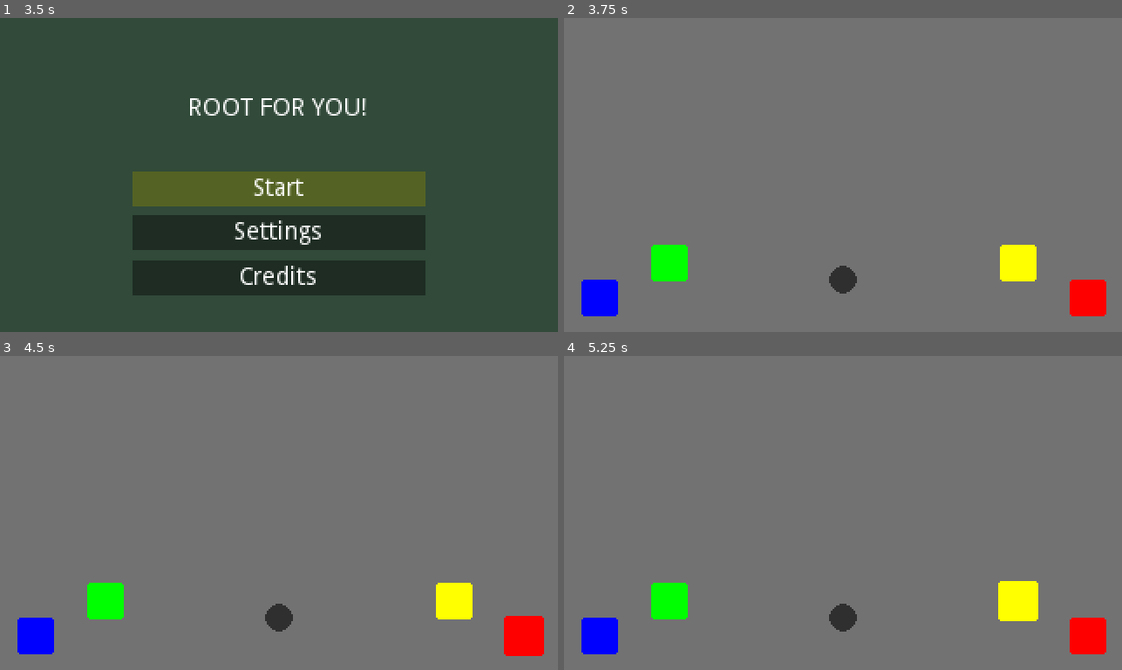
Above: before the commit, frames 1-4 (two rows, left to right).
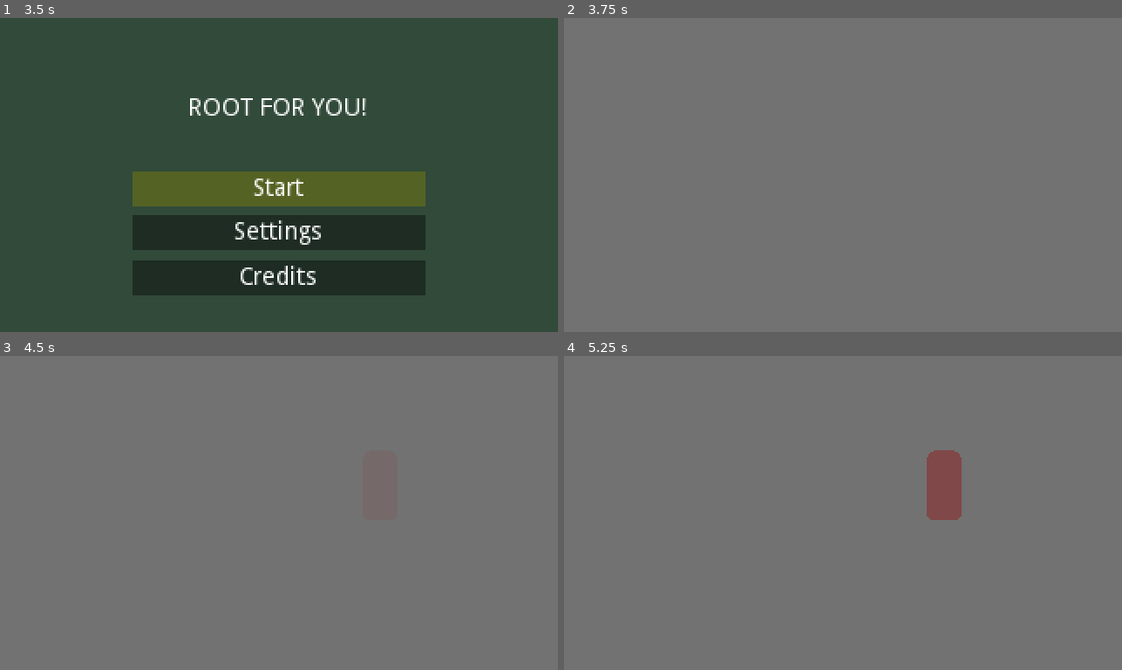
Above: after the commit, the same moments.

Repository: MTareqAzim/root-for-you
Game: Godot game, scene res://scenes/main_scenes/main_game.tscn
Same seed, same stepped clock (60 frames per second), same inputs: the game is played once before the commit and once after it. The engine's default icon, where the game draws it, is replaced by a stand-in: a white triangle on a blue panel in a dark square.
Inputs:
- Up to frame 1 (3.5 s): tap Enter (start) at 0.5, 1.25, 2, 3.05 s; hold Right (ui_right) 0.53-1.28 s; tap L (attack) at 0.6 s; tap I (block) at 0.8, 1.35 s; hold Backspace (back) 1.28-2.03 s; tap W (heal) at 1.55, 2.1 s; hold Right (ui_right) 2.03-2.78 s; tap A (magic) at 2.3, 2.85 s; hold Up (ui_up) from 2.78 s (still down)
- Up to frame 2 (3.75 s): tap Enter (start) at 3.5 s; release Up (ui_up) at 3.53 s; hold Left (ui_left) from 3.53 s (still down); hold Enter (start) from 3.53 s (still down)
- Up to frame 3 (4.5 s): keep holding Left (ui_left); tap L (attack) at 3.8, 4.35 s; release Enter (start) at 4.28 s
- Up to frame 4 (5.25 s): tap I (block) at 4.55, 5.1 s; release Left (ui_left) at 5.03 s; hold Backspace (back) from 5.03 s (still down)

Frame 1 is identical in both runs. In frame 2, 3.4% of the frame differs, in the area x 3-98%, y 72-95%; in frame 3, 3.5%; in frame 4, 4.9%, in the area x 3-98%, y 30-95%.

Commit message:
Basics of the gameplay.

Diff:
--- /dev/null
+++ b/scenes/character_scenes/enemy_scene.tscn
@@ -0,0 +1,131 @@
+[gd_scene load_steps=9 format=2]
+
+[ext_resource path="res://assets/art/icons/character.png" type="Texture" id=1]
+[ext_resource path="res://scripts/enemy.gd" type="Script" id=2]
+[ext_resource path="res://shaders/palette_swapper.gdshader" type="Shader" id=3]
+
+[sub_resource type="ShaderMaterial" id=1]
+resource_local_to_scene = true
+shader = ExtResource( 3 )
+shader_param/base_color = Color( 1, 1, 1, 1 )
+
+[sub_resource type="Animation" id=2]
+length = 0.001
+tracks/0/type = "value"
+tracks/0/path = NodePath("Sprite:rect_position")
+tracks/0/interp = 1
+tracks/0/loop_wrap = true
+tracks/0/imported = false
+tracks/0/enabled = true
+tracks/0/keys = {
+"times": PoolRealArray( 0 ),
+"transitions": PoolRealArray( 1 ),
+"update": 0,
+"values": [ Vector2( 68, -16 ) ]
+}
+tracks/1/type = "value"
+tracks/1/path = NodePath(".:modulate")
+tracks/1/interp = 1
+tracks/1/loop_wrap = true
+tracks/1/imported = false
+tracks/1/enabled = true
+tracks/1/keys = {
+"times": PoolRealArray( 0 ),
+"transitions": PoolRealArray( 1 ),
+"update": 0,
+"values": [ Color( 1, 1, 1, 1 ) ]
+}
+
+[sub_resource type="Animation" id=5]
+resource_name = "fade_in"
+length = 0.8
+tracks/0/type = "value"
+tracks/0/path = NodePath(".:modulate")
+tracks/0/interp = 1
+tracks/0/loop_wrap = true
+tracks/0/imported = false
+tracks/0/enabled = true
+tracks/0/keys = {
+"times": PoolRealArray( 0, 0.5 ),
+"transitions": PoolRealArray( 2.73208, 0.420448 ),
+"update": 0,
+"values": [ Color( 1, 1, 1, 0 ), Color( 1, 1, 1, 1 ) ]
+}
+
+[sub_resource type="Animation" id=3]
+resource_name = "jump"
+length = 0.15
+step = 0.025
+tracks/0/type = "value"
+tracks/0/path = NodePath("Sprite:rect_position")
+tracks/0/interp = 2
+tracks/0/loop_wrap = true
+tracks/0/imported = false
+tracks/0/enabled = true
+tracks/0/keys = {
+"times": PoolRealArray( 0, 0.075, 0.125, 0.15 ),
+"transitions": PoolRealArray( 1, 1, 1, 1 ),
+"update": 0,
+"values": [ Vector2( 68, -16 ), Vector2( 68, -25 ), Vector2( 68, -13 ), Vector2( 68, -16 ) ]
+}
+
+[sub_resource type="Animation" id=4]
+resource_name = "laughing"
+length = 0.5
+step = 0.025
+tracks/0/type = "method"
+tracks/0/path = NodePath(".")
+tracks/0/interp = 1
+tracks/0/loop_wrap = true
+tracks/0/imported = false
+tracks/0/enabled = true
+tracks/0/keys = {
+"times": PoolRealArray( 0.5 ),
+"transitions": PoolRealArray( 1 ),
+"values": [ {
+"args": [  ],
+"method": "start_level"
+} ]
+}
+tracks/1/type = "value"
+tracks/1/path = NodePath("Sprite:rect_position")
+tracks/1/interp = 1
+tracks/1/loop_wrap = true
+tracks/1/imported = false
+tracks/1/enabled = true
+tracks/1/keys = {
+"times": PoolRealArray( 0, 0.075, 0.1, 0.175, 0.2, 0.275, 0.3, 0.375, 0.425, 0.475 ),
+"transitions": PoolRealArray( 1, 1, 1, 1, 1, 1, 1, 1, 1, 1 ),
+"update": 0,
+"values": [ Vector2( 68, -16 ), Vector2( 68, -22 ), Vector2( 68, -13 ), Vector2( 68, -22 ), Vector2( 68, -13 ), Vector2( 68, -22 ), Vector2( 68, -13 ), Vector2( 68, -22 ), Vector2( 68, -13 ), Vector2( 68, -16 ) ]
+}
+
+[node name="Enemy" type="Control"]
+anchor_left = 0.5
+anchor_top = 0.5
+anchor_right = 0.5
+anchor_bottom = 0.5
+margin_left = -20.0
+margin_top = -20.0
+margin_right = 20.0
+margin_bottom = 20.0
+script = ExtResource( 2 )
+
+[node name="Sprite" type="TextureRect" parent="."]
+material = SubResource( 1 )
+anchor_left = 0.5
+anchor_top = 0.5
+anchor_right = 0.5
+anchor_bottom = 0.5
+margin_left = 48.0
+margin_top = -36.0
+margin_right = 68.0
+margin_bottom = 4.0
+texture = ExtResource( 1 )
+stretch_mode = 4
+
+[node name="AnimationPlayer" type="AnimationPlayer" parent="."]
+anims/RESET = SubResource( 2 )
+anims/fade_in = SubResource( 5 )
+anims/jump = SubResource( 3 )
+anims/laughing = SubResource( 4 )
--- a/scenes/game_scenes/game_scene.tscn
+++ b/scenes/game_scenes/game_scene.tscn
@@ -1,9 +1,151 @@
-[gd_scene load_steps=5 format=2]
+[gd_scene load_steps=17 format=2]
 
 [ext_resource path="res://scripts/game_scene.gd" type="Script" id=1]
 [ext_resource path="res://scenes/ui_scenes/beat_keeper.tscn" type="PackedScene" id=2]
 [ext_resource path="res://scenes/helper_scenes/layout_manager.tscn" type="PackedScene" id=3]
 [ext_resource path="res://scenes/helper_scenes/cheer_recorder.tscn" type="PackedScene" id=4]
+[ext_resource path="res://scenes/ui_scenes/pattern_displayer.tscn" type="PackedScene" id=5]
+[ext_resource path="res://scenes/character_scenes/enemy_scene.tscn" type="PackedScene" id=6]
+[ext_resource path="res://assets/art/icons/character.png" type="Texture" id=7]
+[ext_resource path="res://shaders/palette_swapper.gdshader" type="Shader" id=8]
+[ext_resource path="res://scripts/player.gd" type="Script" id=9]
+
+[sub_resource type="ShaderMaterial" id=1]
+resource_local_to_scene = true
+shader = ExtResource( 8 )
+shader_param/base_color = Color( 1, 1, 1, 1 )
+
+[sub_resource type="Animation" id=3]
+length = 0.001
+tracks/0/type = "value"
+tracks/0/path = NodePath("Sprite:rect_position")
+tracks/0/interp = 1
+tracks/0/loop_wrap = true
+tracks/0/imported = false
+tracks/0/enabled = true
+tracks/0/keys = {
+"times": PoolRealArray( 0 ),
+"transitions": PoolRealArray( 1 ),
+"update": 0,
+"values": [ Vector2( -68, -16 ) ]
+}
+
+[sub_resource type="Animation" id=2]
+resource_name = "jump"
+length = 0.15
+step = 0.025
+tracks/0/type = "value"
+tracks/0/path = NodePath("Sprite:rect_position")
+tracks/0/interp = 2
+tracks/0/loop_wrap = true
+tracks/0/imported = false
+tracks/0/enabled = true
+tracks/0/keys = {
+"times": PoolRealArray( 0, 0.075, 0.125, 0.15 ),
+"transitions": PoolRealArray( 1, 1, 1, 1 ),
+"update": 0,
+"values": [ Vector2( -68, -16 ), Vector2( -68, -25 ), Vector2( -68, -13 ), Vector2( -68, -16 ) ]
+}
+
+[sub_resource type="Animation" id=4]
+length = 0.001
+tracks/0/type = "value"
+tracks/0/path = NodePath("Player:modulate")
+tracks/0/interp = 1
+tracks/0/loop_wrap = true
+tracks/0/imported = false
+tracks/0/enabled = true
+tracks/0/keys = {
+"times": PoolRealArray( 0 ),
+"transitions": PoolRealArray( 1 ),
+"update": 0,
+"values": [ Color( 1, 1, 1, 1 ) ]
+}
+tracks/1/type = "value"
+tracks/1/path = NodePath("BeatKeeper:modulate")
+tracks/1/interp = 1
+tracks/1/loop_wrap = true
+tracks/1/imported = false
+tracks/1/enabled = true
+tracks/1/keys = {
+"times": PoolRealArray( 0 ),
+"transitions": PoolRealArray( 1 ),
+"update": 0,
+"values": [ Color( 1, 1, 1, 1 ) ]
+}
+tracks/2/type = "value"
+tracks/2/path = NodePath("LayoutManager:modulate")
+tracks/2/interp = 1
+tracks/2/loop_wrap = true
+tracks/2/imported = false
+tracks/2/enabled = true
+tracks/2/keys = {
+"times": PoolRealArray( 0 ),
+"transitions": PoolRealArray( 1 ),
+"update": 0,
+"values": [ Color( 1, 1, 1, 1 ) ]
+}
+
+[sub_resource type="Animation" id=6]
+resource_name = "beat_fade_in"
+tracks/0/type = "value"
+tracks/0/path = NodePath("BeatKeeper:modulate")
+tracks/0/interp = 1
+tracks/0/loop_wrap = true
+tracks/0/imported = false
+tracks/0/enabled = true
+tracks/0/keys = {
+"times": PoolRealArray( 0, 1 ),
+"transitions": PoolRealArray( 1.86607, 0.707107 ),
+"update": 0,
+"values": [ Color( 1, 1, 1, 0 ), Color( 1, 1, 1, 1 ) ]
+}
+
+[sub_resource type="Animation" id=7]
+resource_name = "layout_fade_in"
+length = 0.5
+tracks/0/type = "value"
+tracks/0/path = NodePath("LayoutManager:modulate")
+tracks/0/interp = 2
+tracks/0/loop_wrap = true
+tracks/0/imported = false
+tracks/0/enabled = true
+tracks/0/keys = {
+"times": PoolRealArray( 0, 0.5 ),
+"transitions": PoolRealArray( 1, 1 ),
+"update": 0,
+"values": [ Color( 1, 1, 1, 0 ), Color( 1, 1, 1, 1 ) ]
+}
+
+[sub_resource type="Animation" id=5]
+resource_name = "player_fade_in"
+length = 0.4
+tracks/0/type = "value"
+tracks/0/path = NodePath("Player:modulate")
+tracks/0/interp = 2
+tracks/0/loop_wrap = true
+tracks/0/imported = false
+tracks/0/enabled = true
+tracks/0/keys = {
+"times": PoolRealArray( 0, 0.4 ),
+"transitions": PoolRealArray( 1, 1 ),
+"update": 0,
+"values": [ Color( 1, 1, 1, 0 ), Color( 1, 1, 1, 1 ) ]
+}
+tracks/1/type = "method"
+tracks/1/path = NodePath("Player")
+tracks/1/interp = 1
+tracks/1/loop_wrap = true
+tracks/1/imported = false
+tracks/1/enabled = true
+tracks/1/keys = {
+"times": PoolRealArray( 0.4 ),
+"transitions": PoolRealArray( 1 ),
+"values": [ {
+"args": [ "enabled", true ],
+"method": "set"
+} ]
+}
 
 [node name="GameScene" type="Control"]
 anchor_right = 1.0
@@ -17,14 +159,64 @@
 
 [node name="BeatKeeper" parent="." instance=ExtResource( 2 )]
 
-[node name="Timer" type="Timer" parent="."]
-one_shot = true
-
 [node name="LayoutManager" parent="." instance=ExtResource( 3 )]
 
 [node name="CheerRecorder" parent="." instance=ExtResource( 4 )]
 beat_keeper_path = NodePath("../BeatKeeper")
 
+[node name="Enemy" parent="." instance=ExtResource( 6 )]
+
+[node name="Player" type="Control" parent="."]
+anchor_left = 0.5
+anchor_top = 0.5
+anchor_right = 0.5
+anchor_bottom = 0.5
+margin_top = -20.0
+margin_bottom = -20.0
+script = ExtResource( 9 )
+
+[node name="Sprite" type="TextureRect" parent="Player"]
+material = SubResource( 1 )
+margin_left = -68.0
+margin_top = -16.0
+margin_right = -48.0
+margin_bottom = 24.0
+texture = ExtResource( 7 )
+
+[node name="AnimationPlayer" type="AnimationPlayer" parent="Player"]
+anims/RESET = SubResource( 3 )
+anims/jump = SubResource( 2 )
+
+[node name="EnemyPattern" parent="." instance=ExtResource( 5 )]
+anchor_left = 0.5
+anchor_top = 0.1
+anchor_right = 0.5
+anchor_bottom = 0.1
+margin_left = -8.0
+margin_right = 8.0
+character = "villain"
+
+[node name="CrowdPattern" parent="." instance=ExtResource( 5 )]
+anchor_left = 0.5
+anchor_top = 0.55
+anchor_right = 0.5
+anchor_bottom = 0.55
+margin_left = -8.0
+margin_top = -8.0
+margin_right = 8.0
+margin_bottom = 8.0
+
+[node name="AnimationPlayer" type="AnimationPlayer" parent="."]
+anims/RESET = SubResource( 4 )
+anims/beat_fade_in = SubResource( 6 )
+anims/layout_fade_in = SubResource( 7 )
+anims/player_fade_in = SubResource( 5 )
+
 [connection signal="beat" from="BeatKeeper" to="CheerRecorder" method="_on_beat"]
-[connection signal="timeout" from="Timer" to="." method="_on_Timer_timeout"]
+[connection signal="beat" from="BeatKeeper" to="Enemy" method="_on_beat"]
+[connection signal="beat" from="BeatKeeper" to="Player" method="_on_beat"]
 [connection signal="cheer" from="LayoutManager" to="CheerRecorder" method="_on_cheer"]
+[connection signal="cheer_recorded" from="CheerRecorder" to="CrowdPattern" method="display_cheer"]
+[connection signal="end_recording" from="CheerRecorder" to="." method="_on_end_recording"]
+[connection signal="prev_beat_overwritten" from="CheerRecorder" to="CrowdPattern" method="overwrite_prev_beat"]
+[connection signal="cheer" from="Enemy" to="EnemyPattern" method="display_cheer"]
--- a/scenes/ui_scenes/beat_keeper.tscn
+++ b/scenes/ui_scenes/beat_keeper.tscn
@@ -91,9 +91,8 @@
 anchor_right = 0.5
 anchor_bottom = 1.0
 margin_left = -20.0
-margin_top = -50.0
+margin_top = -40.0
 margin_right = 20.0
-margin_bottom = -10.0
 texture = ExtResource( 9 )
 
 [node name="AnimationPlayer" type="AnimationPlayer" parent="BeatDisplay"]
--- a/scenes/ui_scenes/cheer_icon.tscn
+++ b/scenes/ui_scenes/cheer_icon.tscn
@@ -1,8 +1,9 @@
-[gd_scene load_steps=6 format=2]
+[gd_scene load_steps=7 format=2]
 
 [ext_resource path="res://scripts/cheer_icon.gd" type="Script" id=1]
 [ext_resource path="res://shaders/palette_swapper.gdshader" type="Shader" id=2]
 [ext_resource path="res://assets/art/icons/pronounced.png" type="Texture" id=3]
+[ext_resource path="res://assets/art/icons/beat.png" type="Texture" id=4]
 
 [sub_resource type="ShaderMaterial" id=1]
 resource_local_to_scene = true
@@ -14,15 +15,40 @@
 shader = ExtResource( 2 )
 shader_param/base_color = Color( 1, 1, 1, 1 )
 
-[node name="CheerIcon" type="TextureRect"]
+[node name="CheerIcon" type="Control"]
+anchor_left = 0.5
+anchor_top = 0.5
+anchor_right = 0.5
+anchor_bottom = 0.5
+script = ExtResource( 1 )
+
+[node name="Icon" type="TextureRect" parent="."]
 material = SubResource( 1 )
-margin_right = 24.0
-margin_bottom = 24.0
-script = ExtResource( 1 )
+anchor_left = 0.5
+anchor_top = 0.5
+anchor_right = 0.5
+anchor_bottom = 0.5
+margin_left = -10.0
+margin_top = -10.0
+margin_right = 10.0
+margin_bottom = 10.0
+rect_min_size = Vector2( 20, 20 )
+size_flags_horizontal = 12
+size_flags_vertical = 12
+texture = ExtResource( 4 )
 
 [node name="Pronounced" type="TextureRect" parent="."]
 show_behind_parent = true
 material = SubResource( 2 )
-margin_right = 40.0
-margin_bottom = 40.0
+anchor_left = 0.5
+anchor_top = 0.5
+anchor_right = 0.5
+anchor_bottom = 0.5
+margin_left = -10.0
+margin_top = -10.0
+margin_right = 10.0
+margin_bottom = 10.0
+rect_min_size = Vector2( 20, 20 )
+size_flags_horizontal = 12
+size_flags_vertical = 12
 texture = ExtResource( 3 )
--- /dev/null
+++ b/scenes/ui_scenes/open_icon.tscn
@@ -0,0 +1,95 @@
+[gd_scene load_steps=8 format=2]
+
+[ext_resource path="res://assets/art/icons/open.png" type="Texture" id=1]
+[ext_resource path="res://shaders/palette_swapper.gdshader" type="Shader" id=2]
+[ext_resource path="res://scripts/open_icon.gd" type="Script" id=3]
+
+[sub_resource type="ShaderMaterial" id=2]
+resource_local_to_scene = true
+shader = ExtResource( 2 )
+shader_param/base_color = Color( 1, 1, 1, 1 )
+
+[sub_resource type="ShaderMaterial" id=3]
+resource_local_to_scene = true
+shader = ExtResource( 2 )
+shader_param/base_color = Color( 1, 1, 1, 1 )
+
+[sub_resource type="ShaderMaterial" id=4]
+resource_local_to_scene = true
+shader = ExtResource( 2 )
+shader_param/base_color = Color( 1, 1, 1, 1 )
+
+[sub_resource type="ShaderMaterial" id=5]
+resource_local_to_scene = true
+shader = ExtResource( 2 )
+shader_param/base_color = Color( 1, 1, 1, 1 )
+
+[node name="OpenIcon" type="Control"]
+anchor_left = 0.5
+anchor_top = 0.5
+anchor_right = 0.5
+anchor_bottom = 0.5
+margin_left = -10.0
+margin_top = -10.0
+margin_right = 10.0
+margin_bottom = 10.0
+rect_min_size = Vector2( 20, 20 )
+size_flags_horizontal = 12
+size_flags_vertical = 12
+script = ExtResource( 3 )
+
+[node name="top_left" type="TextureRect" parent="."]
+material = SubResource( 2 )
+anchor_left = 0.5
+anchor_top = 0.5
+anchor_right = 0.5
+anchor_bottom = 0.5
+margin_left = -10.0
+margin_top = -10.0
+margin_right = 10.0
+margin_bottom = 10.0
+rect_min_size = Vector2( 20, 20 )
+texture = ExtResource( 1 )
+
+[node name="top_right" type="TextureRect" parent="."]
+material = SubResource( 3 )
+anchor_left = 0.5
+anchor_top = 0.5
+anchor_right = 0.5
+anchor_bottom = 0.5
+margin_left = -10.0
+margin_top = -10.0
+margin_right = 10.0
+margin_bottom = 10.0
+rect_min_size = Vector2( 20, 20 )
+texture = ExtResource( 1 )
+flip_h = true
+
+[node name="bottom_left" type="TextureRect" parent="."]
+material = SubResource( 4 )
+anchor_left = 0.5
+anchor_top = 0.5
+anchor_right = 0.5
+anchor_bottom = 0.5
+margin_left = -10.0
+margin_top = -10.0
+margin_right = 10.0
+margin_bottom = 10.0
+rect_min_size = Vector2( 20, 20 )
+texture = ExtResource( 1 )
+flip_v = true
+
+[node name="bottom_right" type="TextureRect" parent="."]
+material = SubResource( 5 )
+anchor_left = 0.5
+anchor_top = 0.5
+anchor_right = 0.5
+anchor_bottom = 0.5
+margin_left = -10.0
+margin_top = -10.0
+margin_right = 10.0
+margin_bottom = 10.0
+rect_min_size = Vector2( 20, 20 )
+texture = ExtResource( 1 )
+flip_h = true
+flip_v = true
--- a/scenes/ui_scenes/pattern_displayer.tscn
+++ b/scenes/ui_scenes/pattern_displayer.tscn
@@ -1,9 +1,15 @@
-[gd_scene load_steps=3 format=2]
+[gd_scene load_steps=5 format=2]
 
 [ext_resource path="res://scripts/pattern_displayer.gd" type="Script" id=1]
 [ext_resource path="res://assets/art/speech_bubble.png" type="Texture" id=2]
+[ext_resource path="res://shaders/palette_swapper.gdshader" type="Shader" id=4]
 
-[node name="pattern_displayer" type="NinePatchRect"]
+[sub_resource type="ShaderMaterial" id=1]
+resource_local_to_scene = true
+shader = ExtResource( 4 )
+shader_param/base_color = Color( 1, 1, 1, 1 )
+
+[node name="PatternDisplayer" type="NinePatchRect"]
 margin_right = 16.0
 margin_bottom = 16.0
 grow_horizontal = 2
@@ -18,10 +24,29 @@
 script = ExtResource( 1 )
 
 [node name="VFC" type="VFlowContainer" parent="."]
-anchor_right = 1.0
-anchor_bottom = 1.0
+anchor_left = 0.5
+anchor_top = 0.5
+anchor_right = 0.5
+anchor_bottom = 0.5
+margin_left = -8.0
+margin_top = -8.0
+margin_right = 8.0
+margin_bottom = 8.0
+grow_horizontal = 2
+grow_vertical = 2
 size_flags_horizontal = 12
 size_flags_vertical = 12
 custom_constants/hseparation = -5
 
+[node name="Outline" type="NinePatchRect" parent="."]
+show_behind_parent = true
+material = SubResource( 1 )
+grow_horizontal = 2
+grow_vertical = 2
+texture = ExtResource( 2 )
+patch_margin_left = 8
+patch_margin_top = 8
+patch_margin_right = 8
+patch_margin_bottom = 8
+
 [connection signal="resized" from="VFC" to="." method="_on_VFC_resized"]
--- a/scripts/beat_keeper.gd
+++ b/scripts/beat_keeper.gd
@@ -65,6 +65,9 @@
 
 
 func is_closest_beat_pronounced() -> bool:
+	if not pronounced_beats:
+		return false
+
 	var offset : int = 1 if beat_delta > (time_between_beats*0.5) else 0
 	var closest_beat : int = (nth_beat + offset) % time_signature
 	return closest_beat == 0
--- a/scripts/cheer_icon.gd
+++ b/scripts/cheer_icon.gd
@@ -1,11 +1,21 @@
-extends TextureRect
+extends Control
 
 var cheer : String
 var is_pronounced : bool
 
+onready var icon : TextureRect = $Icon
+
+var texture : Texture
+
 
 func _ready():
-	material.set_shader_param("base_color", Settings.get_color_from_key(cheer))
+	if cheer == "open":
+		icon.hide()
+		var open_icon = load("res://scenes/ui_scenes/open_icon.tscn").instance()
+		add_child(open_icon)
+	else:
+		icon.texture = texture
+		icon.material.set_shader_param("base_color", Settings.get_color_from_key(cheer))
 
 	var pronounced = $Pronounced
 	pronounced.material.set_shader_param("base_color", Settings.get_color_from_key("beat"))
--- a/scripts/cheer_recorder.gd
+++ b/scripts/cheer_recorder.gd
@@ -15,6 +15,11 @@
 var _is_recording : bool = false
 var _is_recording_cheers : bool = false
 var _skip_next_beat :bool = false
+
+
+func _ready():
+	stop_recording()
+	reset_recording()
 
 
 func start_recording() -> void:
@@ -70,7 +75,7 @@
 
 	total_beats += 1
 
-	if total_beats > max_beats:
+	if total_beats >= max_beats:
 		emit_signal("end_recording")
 		stop_recording()
 		return
--- /dev/null
+++ b/scripts/enemy.gd
@@ -0,0 +1,40 @@
+extends Control
+
+signal cheer(cheer_record)
+
+onready var sprite : TextureRect = $Sprite
+onready var animation_player : AnimationPlayer = $AnimationPlayer
+
+const key = "villain"
+
+var cheers : Array = ["attack", "beat", "attack", "beat", "block", "beat", "attack"]
+var done : bool = false
+
+func _ready() -> void:
+	sprite.material.set_shader_param("base_color", Settings.get_color_from_key("villain"))
+
+
+func start() -> void:
+	animation_player.play("fade_in", -1, 0.2)
+	animation_player.queue("laughing")
+
+
+func start_level() -> void:
+	get_parent().set_beat(60, false, 3.0)
+	get_parent().set_max_beats(cheers.size())
+
+
+func _on_beat() -> void:
+	animation_player.play("jump")
+
+	if done:
+		return
+
+	if cheers.empty():
+		get_parent().enemy_done()
+		done = true
+		return
+
+	var cheer_record = CheerRecord.new()
+	cheer_record.cheer = cheers.pop_front()
+	emit_signal("cheer", cheer_record)
--- a/scripts/game_scene.gd
+++ b/scripts/game_scene.gd
@@ -1,13 +1,58 @@
 extends Control
 
 onready var beat_keeper = $BeatKeeper
-onready var timer : Timer = $Timer
+onready var cheer_recorder = $CheerRecorder
+onready var enemy_pattern_displayer = $EnemyPattern
+onready var crowd_pattern_displayer = $CrowdPattern
+onready var layout = $LayoutManager
+onready var enemy = $Enemy
+onready var player = $Player
+onready var animation_player = $AnimationPlayer
 
 
 func _ready():
+	enemy_pattern_displayer.hide()
+	crowd_pattern_displayer.hide()
 	beat_keeper.enabled = false
-	timer.start(2)
+	beat_keeper.hide()
+	beat_keeper.modulate = Color.transparent
+	player.hide()
+	layout.enabled = false
+	layout.hide()
+
+	enemy.call_deferred("start")
 
 
-func _on_Timer_timeout():
+func set_beat(bpm: int, pronounced: bool = false, delay: float = 0.0) -> void:
+	beat_keeper.set_beats_per_minute(bpm)
+	beat_keeper.pronounced_beats = pronounced
+	beat_keeper.show()
+
+	animation_player.play("beat_fade_in")
+	yield(get_tree().create_timer(delay), "timeout")
 	beat_keeper.enabled = true
+	show_enemy_pattern()
+
+
+func show_enemy_pattern() -> void:
+	enemy_pattern_displayer.show()
+
+
+func set_max_beats(max_beats: int) -> void:
+	cheer_recorder.max_beats = max_beats
+
+
+func enemy_done():
+	layout.modulate = Color.transparent
+	layout.show()
+	player.show()
+	animation_player.queue("player_fade_in")
+	animation_player.queue("layout_fade_in")
+	yield(get_tree().create_timer(1.5), "timeout")
+	layout.enabled = true
+	crowd_pattern_displayer.show()
+	cheer_recorder.start_recording()
+
+
+func _on_end_recording():
+	pass
--- a/scripts/layout_manager.gd
+++ b/scripts/layout_manager.gd
@@ -4,6 +4,7 @@
 
 export(Array, String, FILE, "*.tscn") var layouts
 var layout : Control
+var enabled : bool = false setget set_enabled
 
 
 func _ready() -> void:
@@ -18,3 +19,9 @@
 
 func _cheer(cheer: String) -> void:
 	emit_signal("cheer", cheer)
+
+
+func set_enabled(value: bool) -> void:
+	for child in layout.get_children():
+		child.set_process_input(value)
+	enabled = value
--- /dev/null
+++ b/scripts/open_icon.gd
@@ -0,0 +1,8 @@
+extends Control
+
+var cheers : Array = ["heal", "block", "attack", "magic"]
+
+func _ready():
+	for index in cheers.size():
+		get_child(index).material.set_shader_param("base_color",
+				Settings.get_color_from_key(cheers[index]))
--- a/scripts/pattern_displayer.gd
+++ b/scripts/pattern_displayer.gd
@@ -3,7 +3,7 @@
 const TEXTURE_SIZE := Vector2(24, 24)
 const CHEER_RESOURCE = preload("res://scenes/ui_scenes/cheer_icon.tscn")
 
-export(Dictionary) var texture_paths = {
+var texture_paths = {
 	"beat":"res://assets/art/icons/beat.png",
 	"attack":"res://assets/art/icons/placeholder.png",
 	"block":"res://assets/art/icons/placeholder.png",
@@ -12,22 +12,28 @@
 	"open":"res://assets/art/icons/placeholder.png"
 }
 
+export(String) var character : String = "crowd"
 var image_textures : Dictionary
 
 onready var vfc : VFlowContainer = $VFC
+onready var outline : NinePatchRect = $Outline
 
 
 func _ready() -> void:
 	call_deferred("_set_rect_size")
 	_load_image_textures()
+	outline.material.set_shader_param("base_color", Settings.get_color_from_key(character))
 
 
-func display_cheer(cheer: CheerRecord) -> void:
-	var cheer_icon : TextureRect = CHEER_RESOURCE.instance()
-	cheer_icon.texture = image_textures[cheer.cheer]
-	cheer_icon.cheer = cheer.cheer
+func display_cheer(cheer_record: CheerRecord) -> void:
+	var cheer_icon : Control = CHEER_RESOURCE.instance()
+	cheer_icon.texture = image_textures[cheer_record.cheer]
+	if character == "villain":
+		cheer_icon.cheer = _to_player_cheer(cheer_record.cheer)
+	else:
+		cheer_icon.cheer = cheer_record.cheer
 	cheer_icon.rect_min_size = TEXTURE_SIZE
-	cheer_icon.is_pronounced = cheer.is_pronounced
+	cheer_icon.is_pronounced = cheer_record.is_pronounced
 
 	vfc.add_child(cheer_icon)
 
@@ -40,10 +46,28 @@
 			to_free.queue_free()
 
 
+func _to_player_cheer(cheer: String) -> String:
+	match cheer:
+		"beat", "open":
+			return cheer
+		"attack":
+			return "block"
+		"block":
+			return "magic"
+		"magic":
+			return "attack"
+		"heal":
+			return "open"
+		_:
+			return cheer
+
+
 func _set_rect_size() -> void:
 	var prev_rect_size = rect_size
 	rect_size = vfc.rect_size
 	rect_position = rect_position - rect_size/2.0 + prev_rect_size/2.0
+	outline.rect_size = rect_size + Vector2(2, 2)
+	outline.rect_position = Vector2(-1, -1)
 
 
 func _load_image_textures() -> void:
--- /dev/null
+++ b/scripts/player.gd
@@ -0,0 +1,16 @@
+extends Control
+
+onready var sprite : TextureRect = $Sprite
+onready var animation_player : AnimationPlayer = $AnimationPlayer
+var enabled : bool = false
+
+func _ready():
+	sprite.material.set_shader_param("base_color",
+			Settings.get_color_from_key("player"))
+
+
+func _on_beat():
+	if not enabled:
+		return
+
+	animation_player.play("jump")
Binary file changed: assets/art/icons/beat.png
Binary file added: assets/art/icons/character.png
Binary file added: assets/art/icons/open.png
Binary file changed: assets/art/icons/placeholder.png
Binary file changed: assets/art/icons/pronounced.png
Renamed: scenes/pattern_tester.tscn -> scenes/testing_scenes/pattern_tester.tscn
